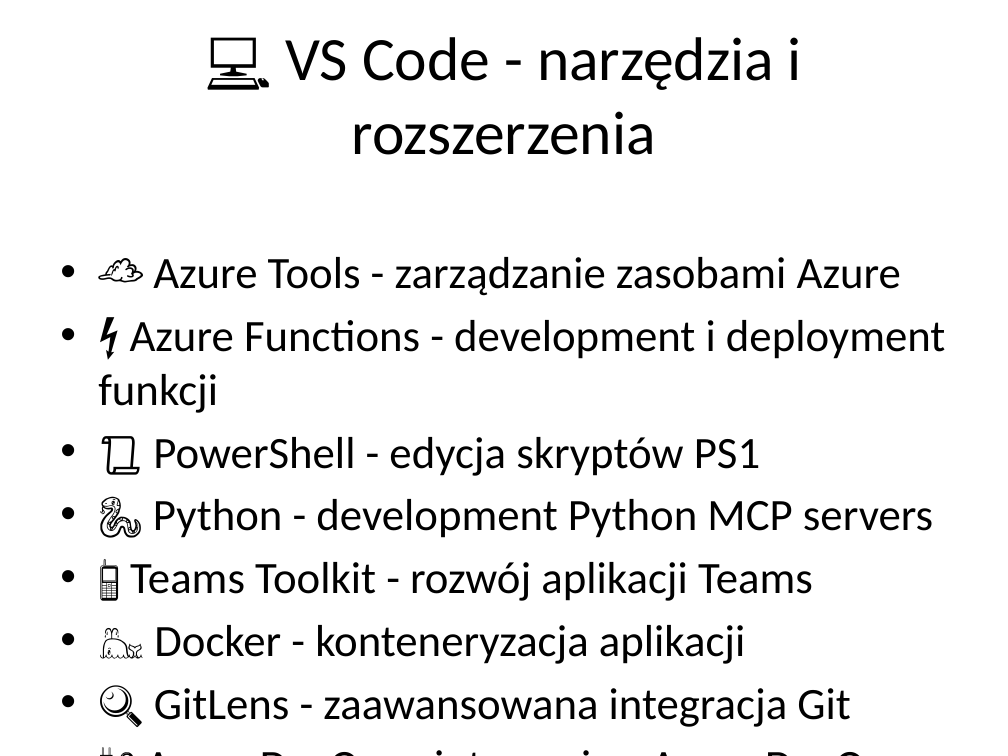
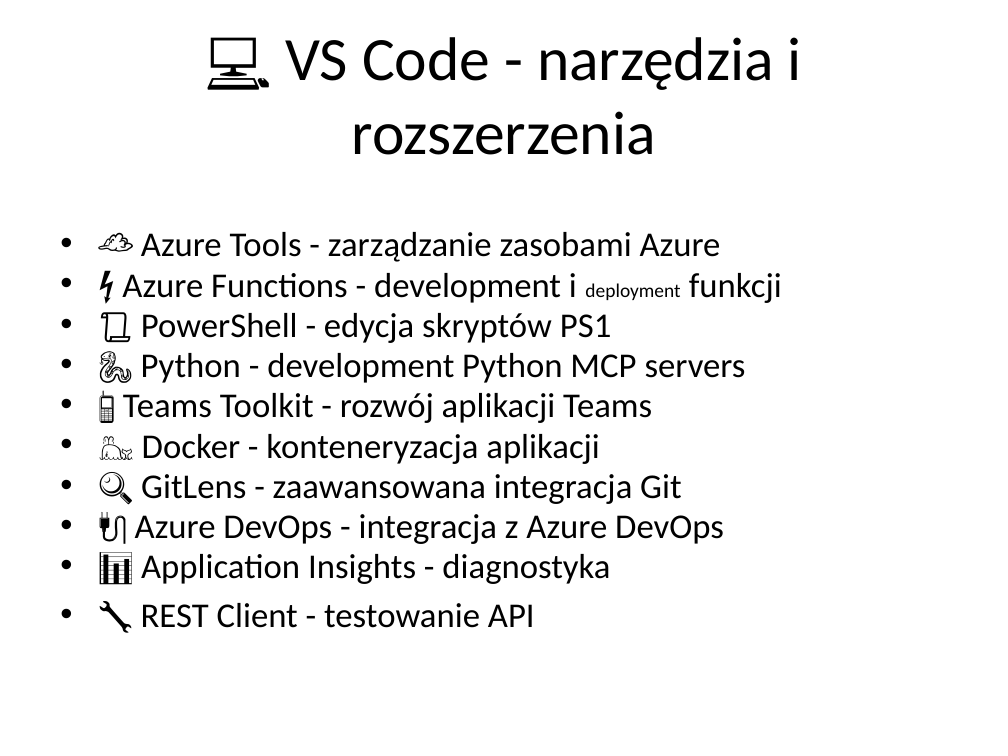
Before and after one commit to mateuszruszkowski/Copilot365MCP, a slide deck: slide 10 of docs/Copilot365-MCP-Workshop-Presentation.pptx. Drawn at 1008x756 pixels with LibreOffice and Linux fonts; fonts in the diff are those of the drawing. Boxes give left, top, right and bottom in pixels: in the first picture for what was removed or moved away, otherwise in the second. Text is boxed around its words. In the diff, an @@ line names an element or a change of style, - is before the commit and + after.

```diff
--- a/docs/Copilot365-MCP-Workshop-Presentation.pptx
+++ b/docs/Copilot365-MCP-Workshop-Presentation.pptx
@@ text "☁️ Azure Tools - zarządzanie ..." at <box>122,232,782,628</box>: size 32 to 24.8 pt; size 32 to 13.9 pt in "deployment"; line spacing 1 to 0.8; less space between paragraphs @@
```
Also in this commit, not shown: 11 other slides changed, 8 other files.
